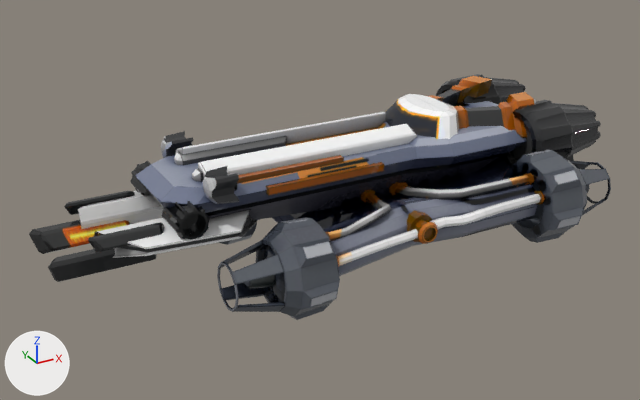
What one commit did to the FBX model SpaceHacathon/Assets/Models/sword.fbx.
Rendered twice from a 50 mm lens placed at (-1.335, -2.382, 1.143), pointed at (-0.025, 0.001, -0.048). The axes (+X, +Y, +Z) are drawn at lower left. The lights are the same throughout. Where no turn or scale is listed for an object, it has been applied to the vertices. Vertices at the same position are counted once.
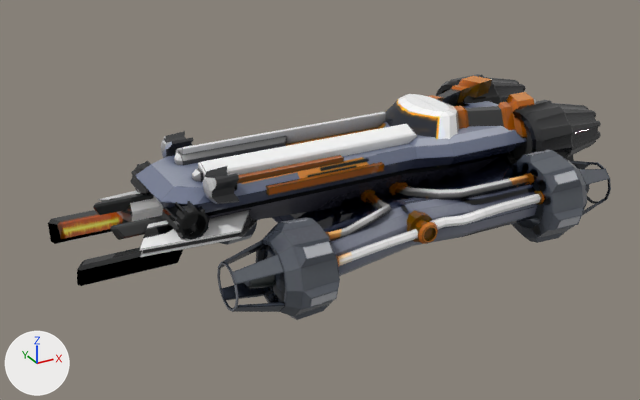
Where the newer file only moved an object's origin or applied its transform, the numbers keep the older frame.

Boxes [x1, y1, x2, y2] around the edits, measured in the pictures (640 x 400 px; the box of a moved part takes in the faces that stretch with it):
'polySurface9', reshaped
    before: [29, 74, 611, 320]
    after: [48, 74, 611, 320]
part 1 of me_mesh, moved or reshaped
    before: [64, 191, 135, 215]
    after: [93, 192, 153, 215]
part 2 of me_mesh, moved or reshaped
    before: [29, 220, 134, 254]
    after: [77, 247, 183, 286]
part 3 of me_mesh, moved or reshaped
    before: [88, 222, 164, 252]
    after: [110, 215, 166, 240]
part 4 of me_mesh, moved or reshaped
    before: [48, 249, 157, 282]
    after: [48, 210, 128, 244]
part 5 of me_mesh, moved or reshaped
    before: [78, 190, 250, 258]
    after: [98, 190, 250, 257]

The change in detail:
me_mesh is used by ob_polysurface9; location (0.01, 0.0, -0.014).
me_mesh had 3222 vertices, 3112 faces and spanned x -0.96..0.96, y -0.49..0.49, z -0.25..0.25.
me_mesh now has 3222 vertices, 3112 faces and spans x -0.89..0.96, y -0.49..0.49, z -0.25..0.25.
me_mesh part 1: the loose piece of 24 vertices spanning x -0.84..-0.62, y 0.13..0.16, z 0.03..0.07 is moved by (0.08, -0.04, 0.0).
me_mesh part 2: the loose piece of 24 vertices spanning x -0.96..-0.64, y 0.06..0.13, z -0.06..0.02 is turned 180 degrees about the z axis through its middle, then moved by (0.07, -0.24, 0.0).
me_mesh part 3: the loose piece of 24 vertices spanning x -0.84..-0.62, y -0.16..-0.13, z 0.03..0.07 is moved by (0.08, 0.04, 0.0).
me_mesh part 4: the loose piece of 24 vertices spanning x -0.96..-0.64, y -0.13..-0.06, z -0.06..0.02 is turned 180 degrees about the z axis through its middle, then moved by (0.07, 0.23, 0.0).
me_mesh part 5: 24 of the vertices in x -0.81..-0.69, y -0.2..0.2, z -0.02..0.07 are scaled about their middle by (-0.56, 1, 1), then moved by (0.07, 0.0, 0.0).
